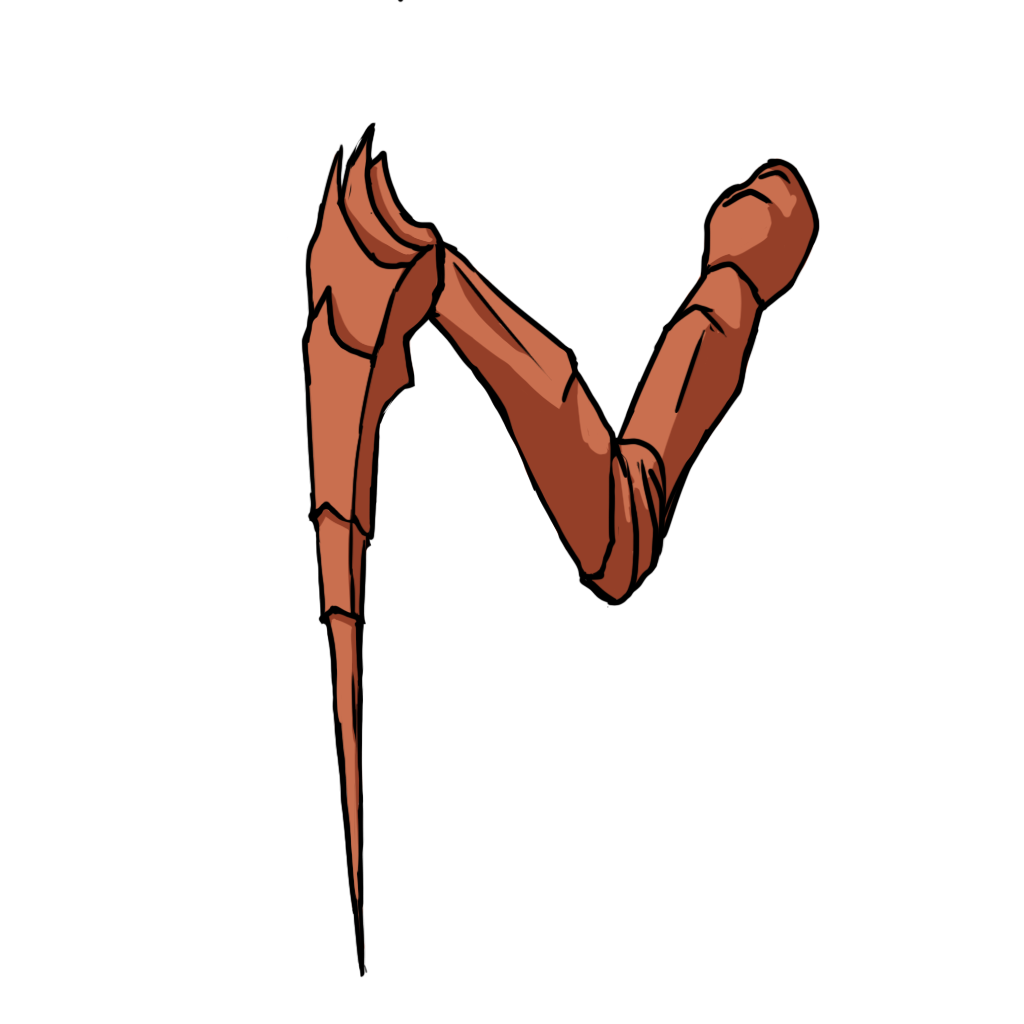
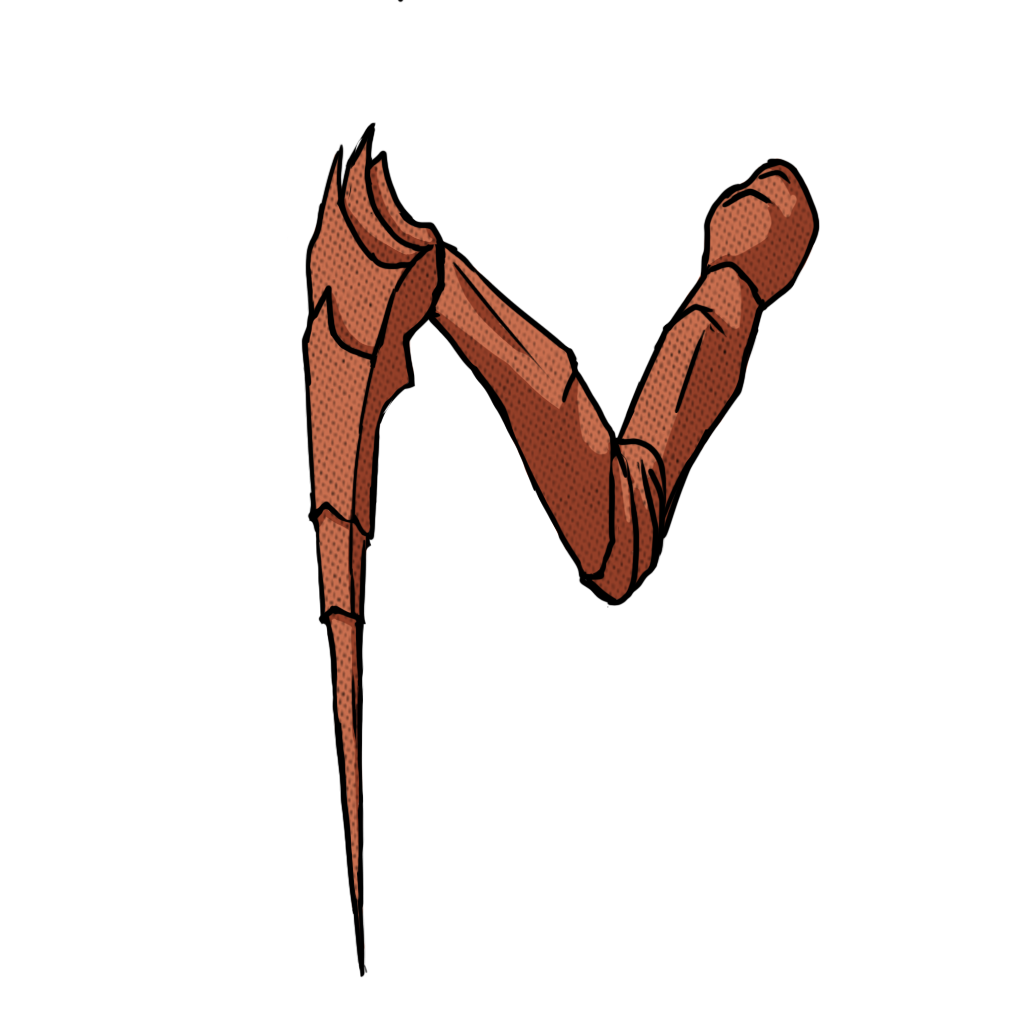
Before/after of a (1024, 1024) layered artwork. What changed in the layer stack:
added group "Group 1" with 3 layers above "Color Fill 1" over 307, 141, 814, 948
moved "fram" into group "Group 1", painted on it over 307, 141, 447, 948
moved "melan" into group "Group 1", painted on it over 307, 233, 667, 608
moved "bak" into group "Group 1", painted on it over 608, 158, 814, 558
